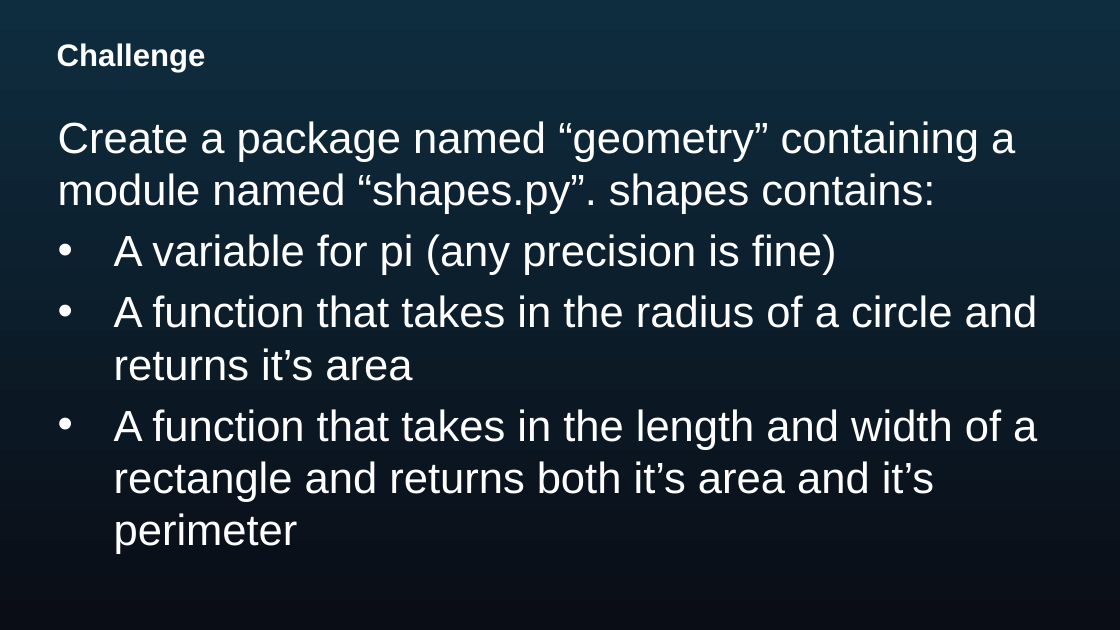
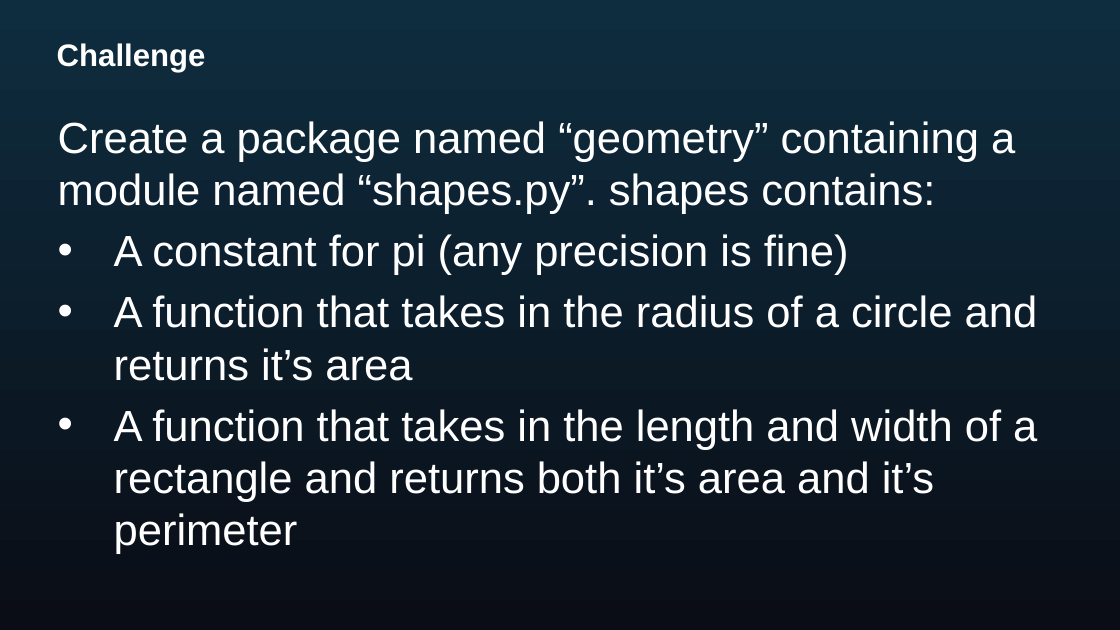
Before and after one commit to AcademyNATrainers/PythonJanuary2020, a slide deck: slide 18 of cts_python_practitioner_day2_v1_2019.pptx. Drawn at 1120x630 pixels with LibreOffice and Linux fonts; fonts in the diff are those of the drawing. Boxes give left, top, right and bottom in pixels: in the first picture for what was removed or moved away, otherwise in the second. Text is boxed around its words. In the diff, an @@ line names an element or a change of style, - is before the commit and + after.

```diff
--- a/cts_python_practitioner_day2_v1_2019.pptx
+++ b/cts_python_practitioner_day2_v1_2019.pptx
@@ text at [114,234,849,275]: text changed @@
-• A variable for pi (any precision is fine)
+• A constant for pi (any precision is fine)
```
Also in this commit, not shown: 2 slides added, 1 slide removed, 7 other files.
